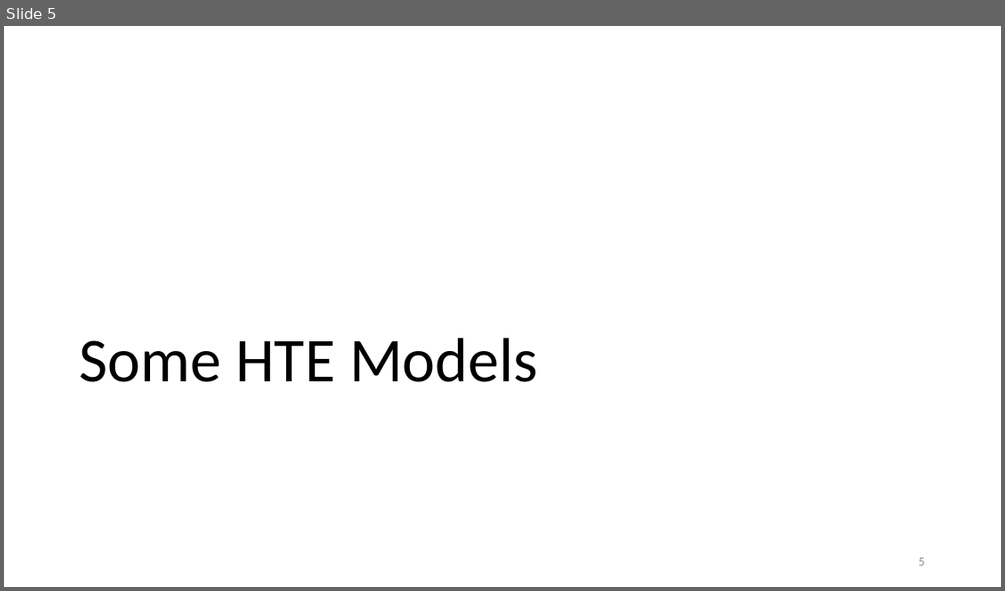
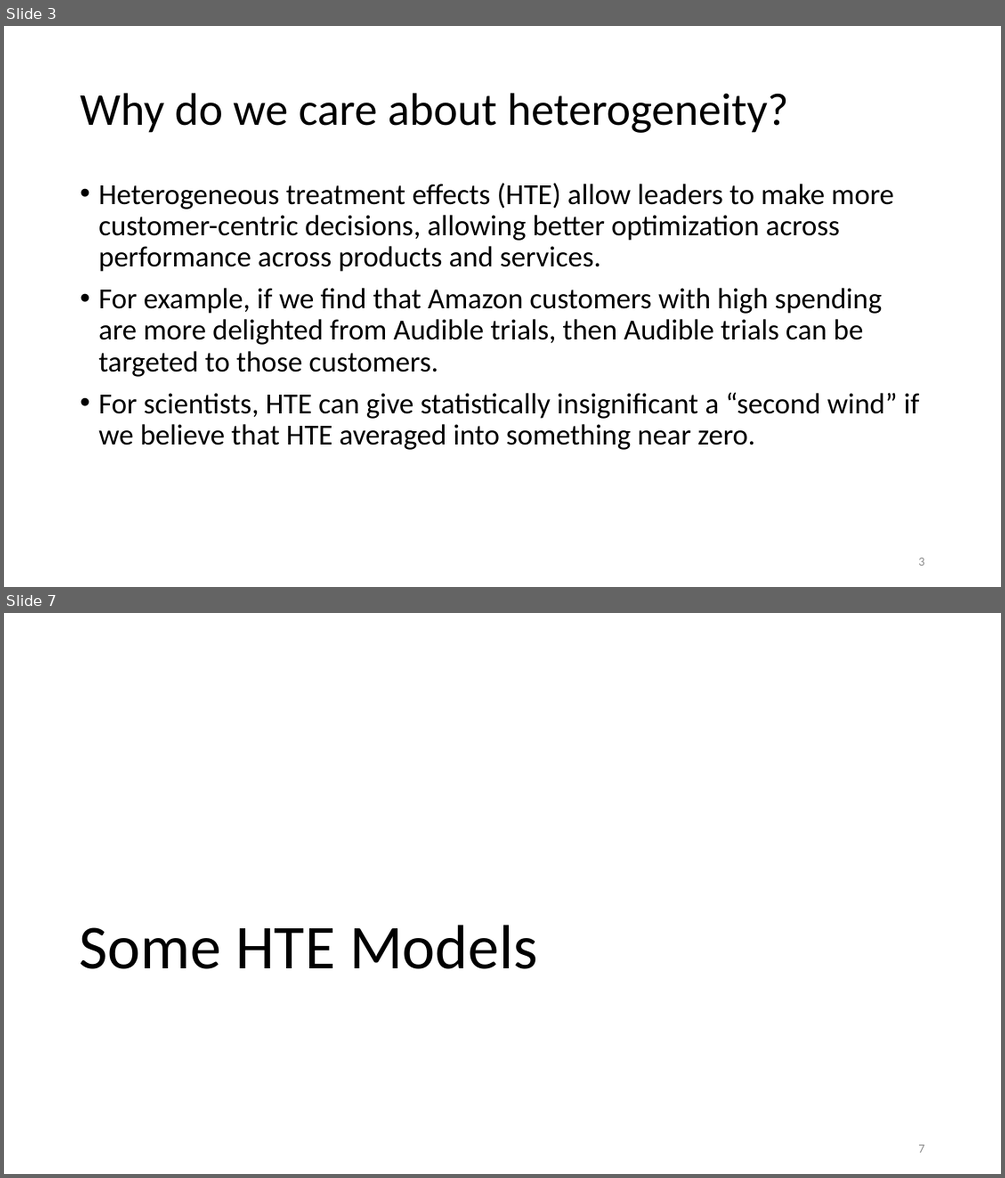
Before and after one commit to shoepaladin/causalinference_crashcourse, a slide deck: Powerpoints/5 HTE Models (shortened).pptx. Shown one above the other, each under a label of ours: slide 5 before the commit, slides 3 and 7 after it; the slides between them are not shown. The pictures are 1005x591 and 1005x1178 pixels, drawn with LibreOffice and Linux fonts; fonts in the diff are those of the drawing. Boxes give left, top, right and bottom in pixels: in the first picture for what was removed or moved away, otherwise in the second. Text is boxed around its words. In the diff, an @@ line names an element or a change of style, - is before the commit and + after.

Commit message:
SC support and other
Working on supporting synthetic control, creating additional examples for ML vs causal models, and trimming.

```diff
--- a/Powerpoints/5 HTE Models (shortened).pptx
+++ b/Powerpoints/5 HTE Models (shortened).pptx
@@ slide 3 added at (4, 26, 1001, 587), background #FFFFFF @@
@@ title added at (80, 93, 788, 133), 44 pt, text #000000 @@
+Why do we care about heterogeneity?
@@ text added at (98, 183, 919, 450), 28 pt, text #000000 @@
+• Heterogeneous treatment effects (HTE) allow leaders to make more customer-centric decisions, allowing better optimization across performance across products and services.
+• For example, if we find that Amazon customers with high spending are more delighted from Audible trials, then Audible trials can be targeted to those customers.
+• For scientists, HTE can give statistically insignificant a “second wind” if we believe that HTE averaged into something near zero.
@@ page number added at (918, 557, 924, 565), 12 pt, text #8C8C8C @@
+3
@@ what was slide 5 is now slide 7 @@
@@ page number at (918, 1144, 924, 1152): text changed @@
-5
+7
```
Also in this commit, not shown: 12 slides changed, 3 other slides added, 1 slide removed, 5 other files.
